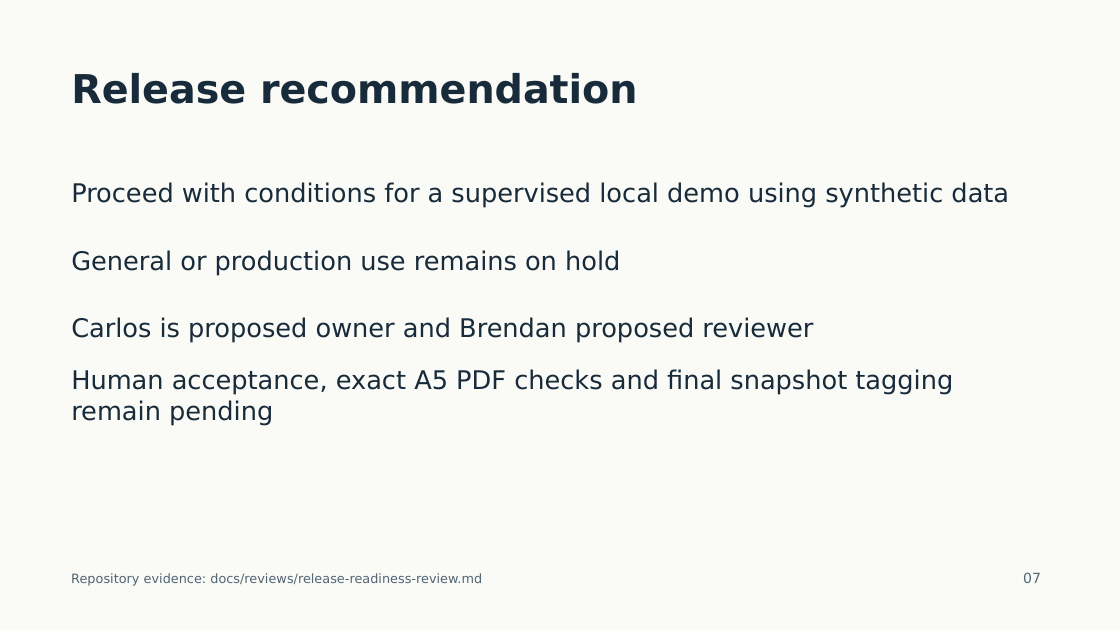
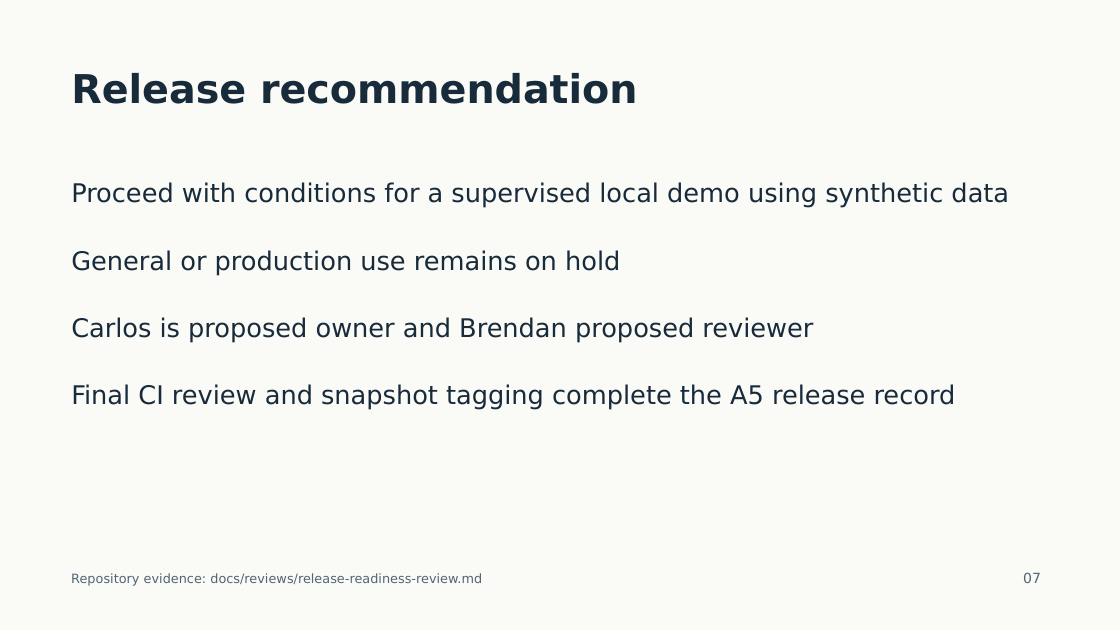
Before and after one commit to bgallagher12/comp330-f26-team-03, a slide deck: slide 7 of docs/release/submission/CampusConnect_A5_Presentation.pptx. Drawn at 1120x630 pixels with LibreOffice and Linux fonts; fonts in the diff are those of the drawing. Boxes give left, top, right and bottom in pixels: in the first picture for what was removed or moved away, otherwise in the second. Text is boxed around its words. In the diff, an @@ line names an element or a change of style, - is before the commit and + after.

```diff
--- a/docs/release/submission/CampusConnect_A5_Presentation.pptx
+++ b/docs/release/submission/CampusConnect_A5_Presentation.pptx
@@ text at bbox=[71, 384, 956, 410]: text changed @@
-Human acceptance, exact A5 PDF checks and final snapshot tagging remain pending
+Final CI review and snapshot tagging complete the A5 release record
```
Also in this commit, not shown: 1 other slide changed, 11 other files.
